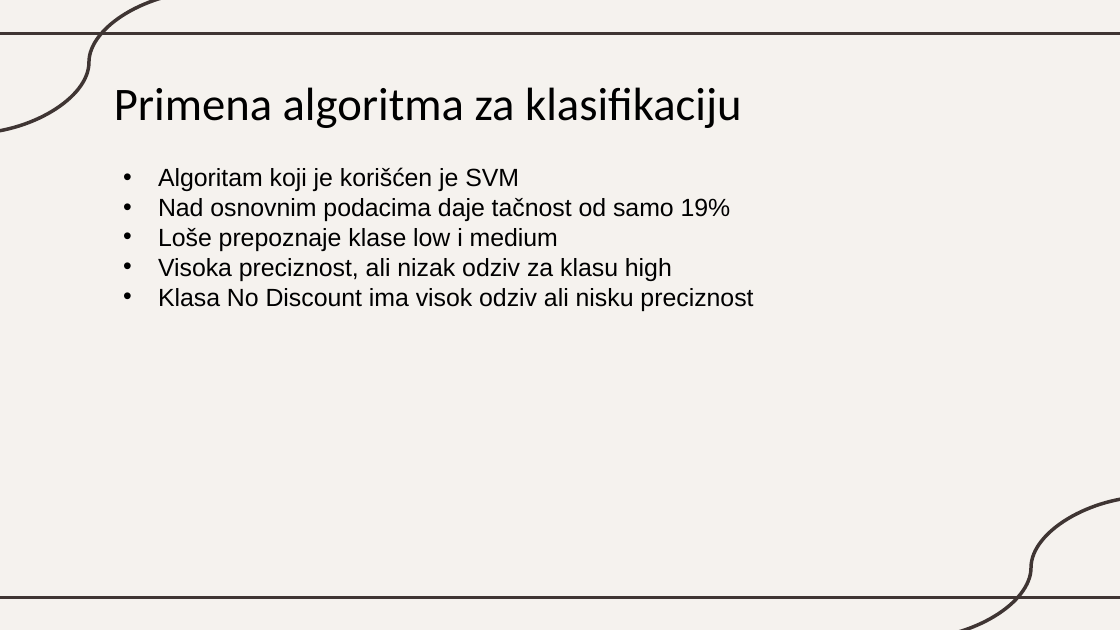
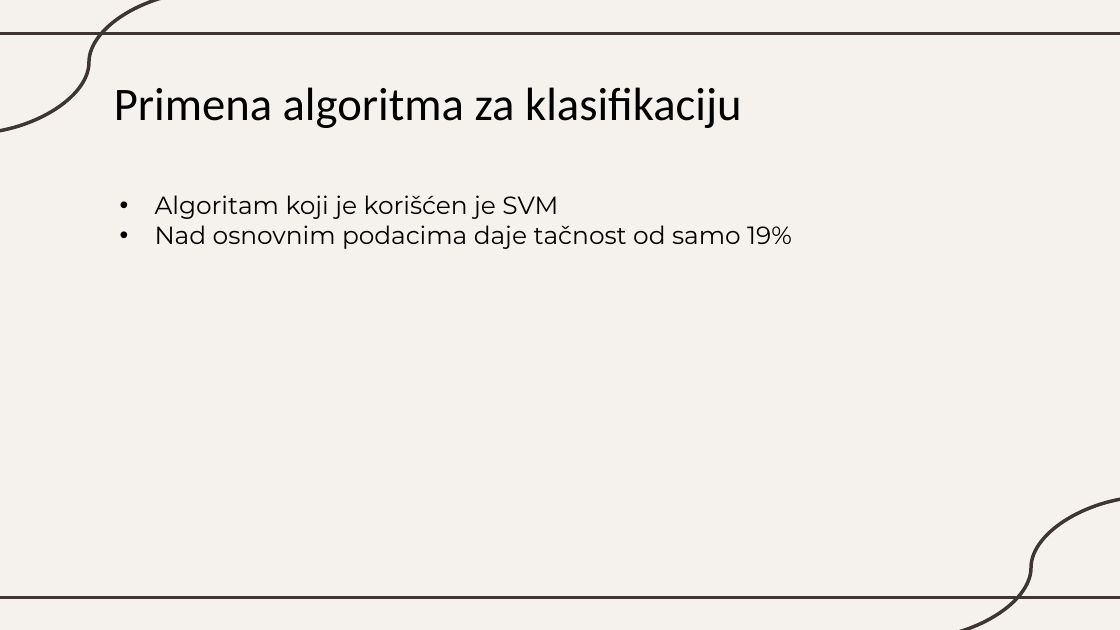
Before and after one commit to katarinaast/Data-transformation-in-machine-learning, a slide deck: slide 38 of Transformacija podataka.pptx. Drawn at 1120x630 pixels with LibreOffice and Linux fonts; fonts in the diff are those of the drawing. Boxes give left, top, right and bottom in pixels: in the first picture for what was removed or moved away, otherwise in the second. Text is boxed around its words. In the diff, an @@ line names an element or a change of style, - is before the commit and + after.

```diff
--- a/Transformacija podataka.pptx
+++ b/Transformacija podataka.pptx
@@ text "Algoritam koji je korišćen je ...": place and size @@
-text "Algoritam koji je korišćen je ..." at bbox=[158, 167, 753, 311]
+text "Algoritam koji je korišćen je ..." at bbox=[155, 195, 792, 249]
@@ text "Algoritam koji je korišćen je ..." at bbox=[155, 195, 792, 249]: font Arial to Montserrat @@
@@ text at bbox=[158, 228, 753, 311]: paragraphs removed @@
-• Loše prepoznaje klase low i medium
-• Visoka preciznost, ali nizak odziv za klasu high
-• Klasa No Discount ima visok odziv ali nisku preciznost
```
Also in this commit, not shown: 30 other slides changed.
